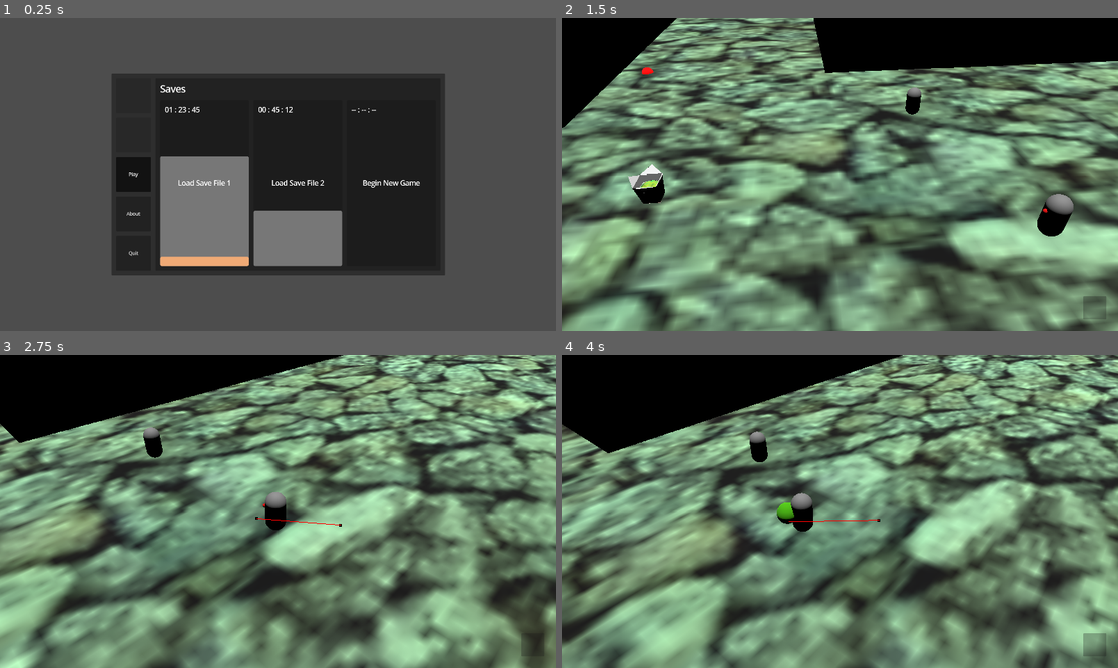
Above: before the commit, frames 1-4 (two rows, left to right).
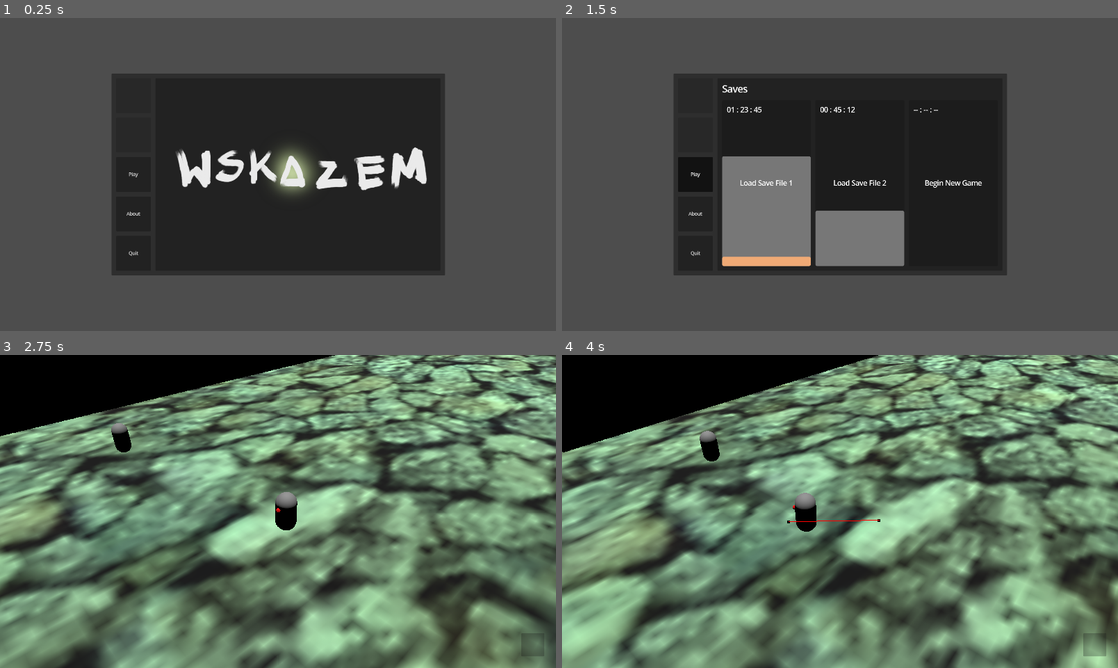
Above: after the commit, the same moments.

Repository: OLIWAPUNK/WSKAZEM
Game: Godot game, scene res://Scenes/UI/MainMenu/MainMenu.tscn
Two runs of this game, one before a commit and one after it. Both use one fixed random seed, a clock stepped at 60 frames per second and the inputs below.
Inputs (mouse positions are in pixels of both pictures, inside the frame that each line leads up to):
- Up to frame 1 (0.25 s): no input
- Up to frame 2 (1.5 s): click "About" at 0.5 s; click "Play" at 1.25 s
- Up to frame 3 (2.75 s): click (205, 520) at 2 s, where only the run after the commit has a clickable "Load Save File 1"
- Up to frame 4 (4 s): tap Enter at 2.75 s; move the mouse to (962, 495) at 2.77 s; press the mouse at (962, 495) at 2.78 s; tap Space at 3.5 s; move the mouse to (728, 527) at 3.52 s; release the mouse at (728, 527) at 3.53 s; click (728, 527) at 3.6 s

The runs differ from the first frame. In frame 1, 11% of the frame differs, in the area x 23-77%, y 21-80%; in frame 2, 88%, in the area x 0-100%, y 0-100%; in frame 3, 67%; in frame 4, 69%.

Commit message:
Logo panel and about panel and imain menu + changing panels

Diff:
--- /dev/null
+++ b/Scenes/UI/MainMenu/AboutPanel.tscn
@@ -0,0 +1,52 @@
+[gd_scene format=3 uid="uid://bvtbkdl8fvvhu"]
+
+[node name="AboutPanel" type="Control" unique_id=1518398772]
+layout_mode = 3
+anchors_preset = 0
+
+[node name="MarginContainer" type="MarginContainer" parent="." unique_id=1095953567]
+layout_mode = 1
+anchors_preset = 15
+anchor_right = 1.0
+anchor_bottom = 1.0
+grow_horizontal = 2
+grow_vertical = 2
+theme_override_constants/margin_left = 16
+theme_override_constants/margin_top = 16
+theme_override_constants/margin_right = 16
+theme_override_constants/margin_bottom = 16
+
+[node name="VBoxContainer" type="VBoxContainer" parent="MarginContainer" unique_id=1617843223]
+layout_mode = 2
+
+[node name="HBoxContainer" type="HBoxContainer" parent="MarginContainer/VBoxContainer" unique_id=153708519]
+layout_mode = 2
+
+[node name="Label" type="Label" parent="MarginContainer/VBoxContainer/HBoxContainer" unique_id=17076132]
+layout_mode = 2
+theme_override_colors/font_color = Color(0.5529556, 0.55295557, 0.55295557, 1)
+theme_override_font_sizes/font_size = 24
+text = "Made by"
+
+[node name="Label2" type="Label" parent="MarginContainer/VBoxContainer/HBoxContainer" unique_id=58485235]
+layout_mode = 2
+size_flags_horizontal = 10
+theme_override_colors/font_color = Color(0.5529556, 0.55295557, 0.55295557, 1)
+theme_override_font_sizes/font_size = 24
+text = "OLIWAPUNK"
+
+[node name="HBoxContainer2" type="HBoxContainer" parent="MarginContainer/VBoxContainer" unique_id=1045653151]
+layout_mode = 2
+
+[node name="Label" type="Label" parent="MarginContainer/VBoxContainer/HBoxContainer2" unique_id=1529403385]
+layout_mode = 2
+theme_override_colors/font_color = Color(0.5529556, 0.55295557, 0.55295557, 1)
+theme_override_font_sizes/font_size = 24
+text = "Version"
+
+[node name="Label2" type="Label" parent="MarginContainer/VBoxContainer/HBoxContainer2" unique_id=1454651306]
+layout_mode = 2
+size_flags_horizontal = 10
+theme_override_colors/font_color = Color(0.5529556, 0.55295557, 0.55295557, 1)
+theme_override_font_sizes/font_size = 24
+text = "Pre-alpha 0.whatever"
--- /dev/null
+++ b/Scenes/UI/MainMenu/LogoPanel.tscn
@@ -0,0 +1,25 @@
+[gd_scene format=3 uid="uid://mrg11bjb0wws"]
+
+[ext_resource type="Texture2D" uid="uid://c7hw4js5nihwn" path="res://Textures/logo.png" id="1_jq7tc"]
+
+[node name="LogoPanel" type="Control" unique_id=692064164]
+layout_mode = 3
+anchors_preset = 0
+
+[node name="MarginContainer" type="MarginContainer" parent="." unique_id=1330716673]
+layout_mode = 1
+anchors_preset = 15
+anchor_right = 1.0
+anchor_bottom = 1.0
+grow_horizontal = 2
+grow_vertical = 2
+theme_override_constants/margin_left = 16
+theme_override_constants/margin_top = 16
+theme_override_constants/margin_right = 16
+theme_override_constants/margin_bottom = 16
+
+[node name="TextureRect" type="TextureRect" parent="MarginContainer" unique_id=1149595661]
+layout_mode = 2
+texture = ExtResource("1_jq7tc")
+expand_mode = 1
+stretch_mode = 5
--- a/Scenes/UI/MainMenu/MainMenu.tscn
+++ b/Scenes/UI/MainMenu/MainMenu.tscn
@@ -1,7 +1,6 @@
 [gd_scene format=3 uid="uid://crgp7qewk0ixj"]
 
 [ext_resource type="Script" uid="uid://crtkt82diy85q" path="res://Scripts/UI/MainMenu/MainMenu.gd" id="1_les83"]
-[ext_resource type="PackedScene" uid="uid://c746eabvhbr6d" path="res://Scenes/UI/MainMenu/SavesPanel.tscn" id="2_7rqq1"]
 
 [node name="MainMenu" type="Control" unique_id=1659082315]
 process_mode = 3
@@ -81,6 +80,3 @@
 unique_name_in_owner = true
 layout_mode = 2
 size_flags_horizontal = 3
-
-[node name="SavesPanel" parent="PanelContainer/MarginContainer/HBoxContainer/SidePanelContainer" unique_id=939124538 instance=ExtResource("2_7rqq1")]
-layout_mode = 2
--- a/Scripts/UI/MainMenu/MainMenu.gd
+++ b/Scripts/UI/MainMenu/MainMenu.gd
@@ -5,19 +5,35 @@
 @onready var quit_button: Button = %QuitButton
 @onready var side_panel_container: Control = %SidePanelContainer
 
+const LOGO_PANEL_SCENE: PackedScene = preload("res://Scenes/UI/MainMenu/LogoPanel.tscn")
+const SAVE_PANEL_SCENE: PackedScene = preload("res://Scenes/UI/MainMenu/SavesPanel.tscn")
+const ABOUT_PANEL_SCENE: PackedScene = preload("res://Scenes/UI/MainMenu/AboutPanel.tscn")
+
 func _ready() -> void:
-	play_button.button_pressed = true
 	play_button.connect("pressed", _on_play_pressed)
 	about_button.connect("pressed", _on_about_pressed)
 	quit_button.connect("pressed", _on_quit_pressed)
 
+	_change_panel(LOGO_PANEL_SCENE)
+
+func _change_panel(panel_scene: PackedScene) -> void:
+	for child in side_panel_container.get_children():
+		child.queue_free()
+	var panel = panel_scene.instantiate()
+	side_panel_container.add_child(panel)
+
 func _on_play_pressed():
-	about_button.button_pressed = false
-	get_tree().change_scene_to_file("res://Scenes/GameWorld/World.tscn")
+	if not play_button.button_pressed:
+		_change_panel(LOGO_PANEL_SCENE)
+	else:
+		about_button.button_pressed = false
+		_change_panel(SAVE_PANEL_SCENE)
 
 func _on_about_pressed():
-	play_button.button_pressed = false
-	pass
-
+	if not about_button.button_pressed:
+		_change_panel(LOGO_PANEL_SCENE)
+	else:
+		play_button.button_pressed = false
+		_change_panel(ABOUT_PANEL_SCENE)
 func _on_quit_pressed():
 	get_tree().quit()
--- a/Scripts/UI/MainMenu/SaveFile.gd
+++ b/Scripts/UI/MainMenu/SaveFile.gd
@@ -19,3 +19,8 @@
 		save_file_label.text = "Load Save File " + str(save_file_index + 1)
 	else:
 		save_file_label.text = "Begin New Game"
+
+	connect("pressed", _on_pressed)
+
+func _on_pressed() -> void:
+	get_tree().change_scene_to_file("res://Scenes/GameWorld/World.tscn")
--- a/Scripts/UI/PauseMenu.gd
+++ b/Scripts/UI/PauseMenu.gd
@@ -57,4 +57,4 @@
 
 func _on_save_and_quit_pressed():
 	get_tree().paused = false
-	get_tree().change_scene_to_file("res://Scenes/UI/MainMenu.tscn")
+	get_tree().change_scene_to_file("res://Scenes/UI/MainMenu/MainMenu.tscn")
Binary file added: Textures/logo.png
Not shown, added: Textures/logo.png.import
